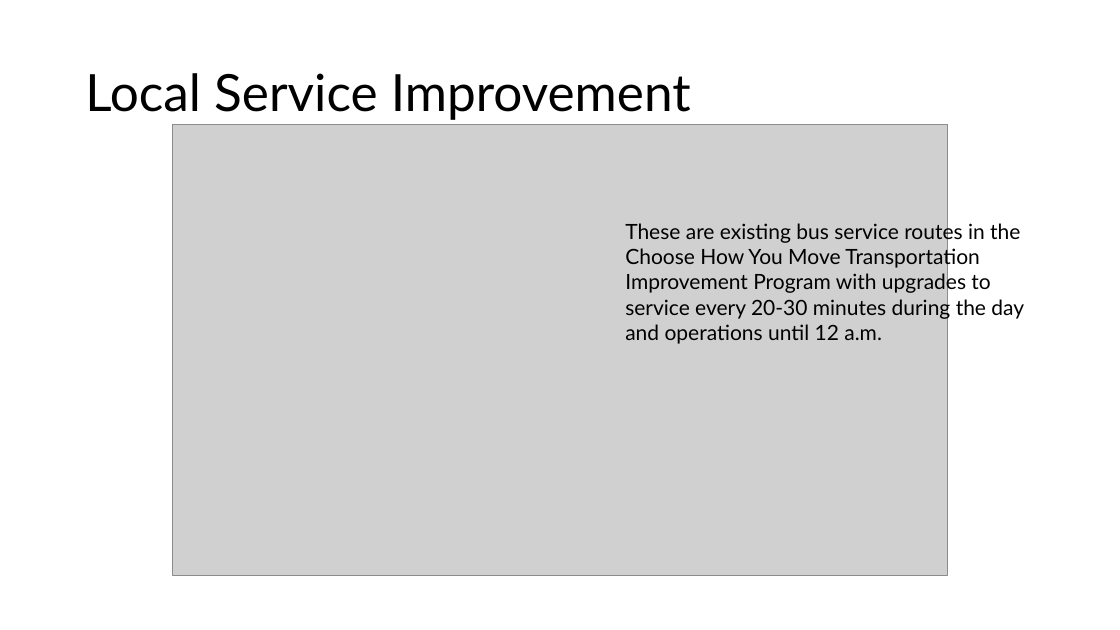
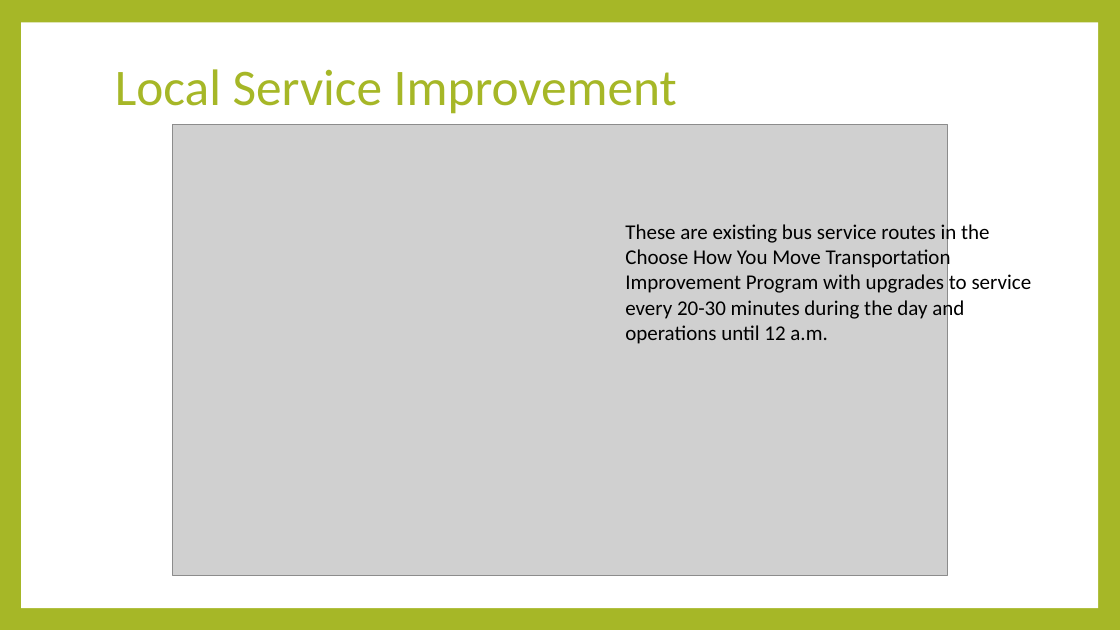
Before and after one commit to NSS-Full-Time-Data-Analytics-14/Capstone_jaime, a slide deck: slide 10 of capstonepresentation.pptx (slide 8 before the commit). Drawn at 1120x630 pixels with LibreOffice and Linux fonts; fonts in the diff are those of the drawing; grey boxes stand for pictures. Boxes give left, top, right and bottom in pixels: in the first picture for what was removed or moved away, otherwise in the second. Text is boxed around its words. In the diff, an @@ line names an element or a change of style, - is before the commit and + after.

```diff
--- a/capstonepresentation.pptx
+++ b/capstonepresentation.pptx
@@ background #FFFFFF to #A6B727 @@
@@ rectangle added at box(21, 23, 1098, 608), fill #FFFFFF @@
@@ title "Local Service Improvement": place and size @@
-title "Local Service Improvement" at box(85, 73, 691, 120)
+title "Local Service Improvement" at box(115, 69, 677, 114)
@@ title "Local Service Improvement" at box(115, 69, 677, 114): font Lato to Calibri, text colour #000000 to #A6B727 @@
@@ text "These are existing bus service ..." at box(625, 222, 1032, 344): font Lato to Calibri @@
```
Also in this commit, not shown: 6 other slides changed, 7 slides added, 3 slides removed, 6 other files.
